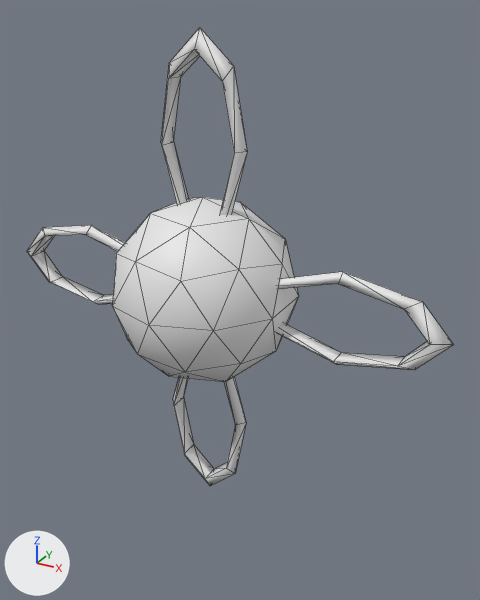
An edit to the FBX model WorldWeaverGame/Content/Models/plus4.FBX, drawn before and after from the same camera.
Both versions are drawn from a camera (50 mm lens) standing at (2.65, -4.19, 3.41) and looking at (0.18, 0.29, 1.17). Lighting does not change. The marker at lower left points along +X, +Y and +Z. Mesh edges are drawn as thin lines. Where no turn or scale is listed for an object, it has been applied to the vertices.

Before the edit, the objects in view are built like this:
```python
me_inner_p2_orbital = bpy.data.meshes.new('Inner p2-orbital')
me_inner_p2_orbital.from_pydata(...)  # 36 vertices, 72 faces; spans x -3.09..0.81, y -0.08..0.08, z -0.37..0.37
me_inner_p2_orbital01 = bpy.data.meshes.new('Inner p2-orbital01')
me_inner_p2_orbital01.from_pydata(...)  # 36 vertices, 72 faces; spans x -0.37..0.37, y -0.08..0.08, z -3.09..0.81
me_particle1 = bpy.data.meshes.new('Particle1')
me_particle1.from_pydata(...)  # an icosphere of 80 faces spanning x -0.72..0.72, y -0.76..0.76, z -0.76..0.76
ob_inner_p2_orbital = bpy.data.objects.new('Inner p2-orbital', me_inner_p2_orbital)
ob_inner_p2_orbital.location = (1.168, 0.0, 1.334)
ob_inner_p2_orbital01 = bpy.data.objects.new('Inner p2-orbital01', me_inner_p2_orbital01)
ob_inner_p2_orbital01.location = (0.028, 0.0, 2.474)
ob_particle1 = bpy.data.objects.new('Particle1', me_particle1)
ob_particle1.location = (0.0, 0.029, 1.325)
```
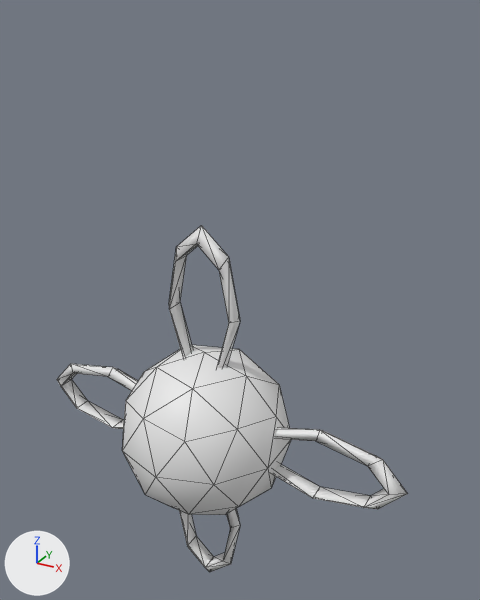
Where the newer file only moved an object's origin or applied its transform, the numbers keep the older frame.

Where the change shows, as pixel boxes (x1, y1, x2, y2) in the pictures (480 x 600 px):
'Particle1', moved
    before: (112, 197, 299, 382)
    after: (122, 345, 291, 515)
'Inner p2-orbital', mesh rescaled (18% narrower)
    before: (27, 225, 454, 370)
    after: (57, 364, 407, 509)
'Inner p2-orbital01', mesh rescaled (17% narrower, 24% shorter)
    before: (161, 28, 247, 486)
    after: (169, 225, 240, 572)

The change, as a list of edits to the scene's bpy script:
```text
Change me_inner_p2_orbital:
    where me_inner_p2_orbital.from_pydata(...)  # 36 vertices, 72 faces; spans x -3.09..0.81, y -0.08..0.08, z -0.37..0.37
    used by ob_inner_p2_orbital; location = (1.168, 0.0, 1.334)
    me_inner_p2_orbital part 2: the whole mesh is scaled about its middle by (0.911, 1, 0.911), then moved by (0.0, 0.0, -1.33)
Change me_inner_p2_orbital01:
    where me_inner_p2_orbital01.from_pydata(...)  # 36 vertices, 72 faces; spans x -0.37..0.37, y -0.08..0.08, z -3.09..0.81
    used by ob_inner_p2_orbital01; location = (0.028, 0.0, 2.474)
    me_inner_p2_orbital01 part 1: the whole mesh is scaled about its middle by (0.911, 1, 0.911), then moved by (-0.03, 0.0, -1.24)
Change ob_particle1:
    ob_particle1.location: (0.0, 0.029, 1.325) -> (0.0, 0.0, 0.0)
```
